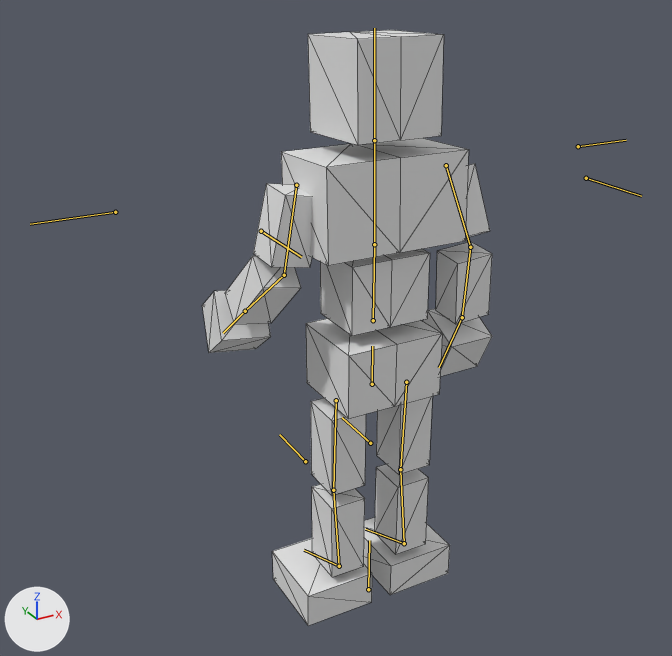
Renders of the glTF model BrowserGame/public/models/ToyQuest.glb from each side of a commit.
One viewpoint serves both versions: a 50 mm lens placed at (-10.14, -16.67, 11.13), pointed at (-0.35, 1.13, 2.23). Arrows for +X, +Y and +Z are at lower left; the lights stay in place. Both versions are drawn at frame 15 of the action '03_chest.run'; the numbers are the values there. The bones that bend it are drawn over the model as lines. Mesh edges are drawn as thin lines.

The first picture shows '立方体'.
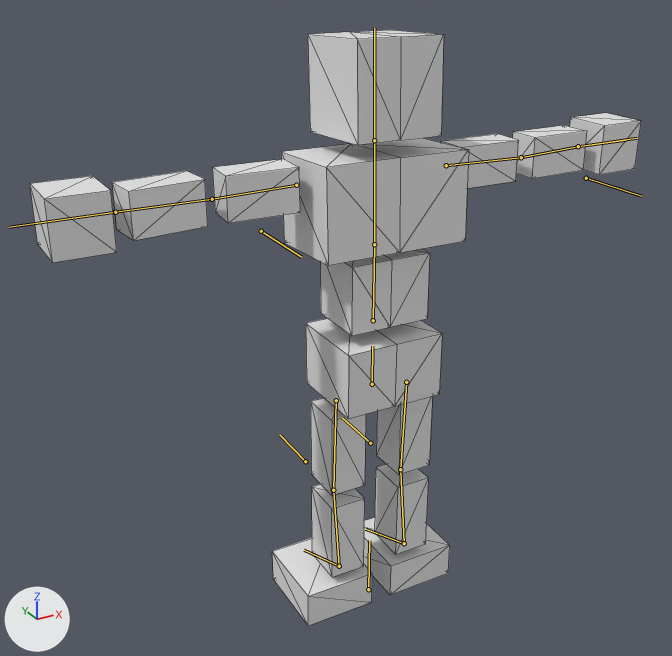
What the commit changed:
Bone 'upper arm.R' (bone_upper_arm_r) turns from (-1, 3, 79) to (-4, -3, 1) degrees about its own x, y and z.
Bone 'forearm.R' (bone_forearm_r) turns from (-37, 0, 1) to (9, 0, 0) degrees about its own x, y and z.
Bone 'hand.R' (bone_hand_r) turns from (-13, 4, 10) to (-5, 0, 0) degrees about its own x, y and z.
Bone 'upper arm.L' (bone_upper_arm_l) turns from (24, -6, -85) to (3, 3, 1) degrees about its own x, y and z.
Bone 'forearm.L' (bone_forearm_l) turns from (-25, 0, -1) to (-2, 0, 0) degrees about its own x, y and z.
Bone 'hand.L' (bone_hand_l) turns from (-23, 0, -3) to (-1, 0, 0) degrees about its own x, y and z.

Location of each change, [x1, y1, x2, y2] in pixels of the pictures (672 x 656 px):
'立方体', posed (110% wider): before [202, 30, 492, 626]; after [30, 30, 641, 626]
bone 'upper arm.R', root to tip: before (296, 185) to (284, 275); after (296, 185) to (212, 199)
bone 'forearm.R', root to tip: before (284, 275) to (245, 311); after (212, 199) to (115, 212)
bone 'hand.R', root to tip: before (245, 311) to (223, 333); after (115, 212) to (9, 227)
bone 'upper arm.L', root to tip: before (446, 165) to (470, 247); after (446, 165) to (521, 157)
bone 'forearm.L', root to tip: before (470, 247) to (462, 317); after (521, 157) to (578, 146)
bone 'hand.L', root to tip: before (462, 317) to (439, 367); after (578, 146) to (637, 138)
